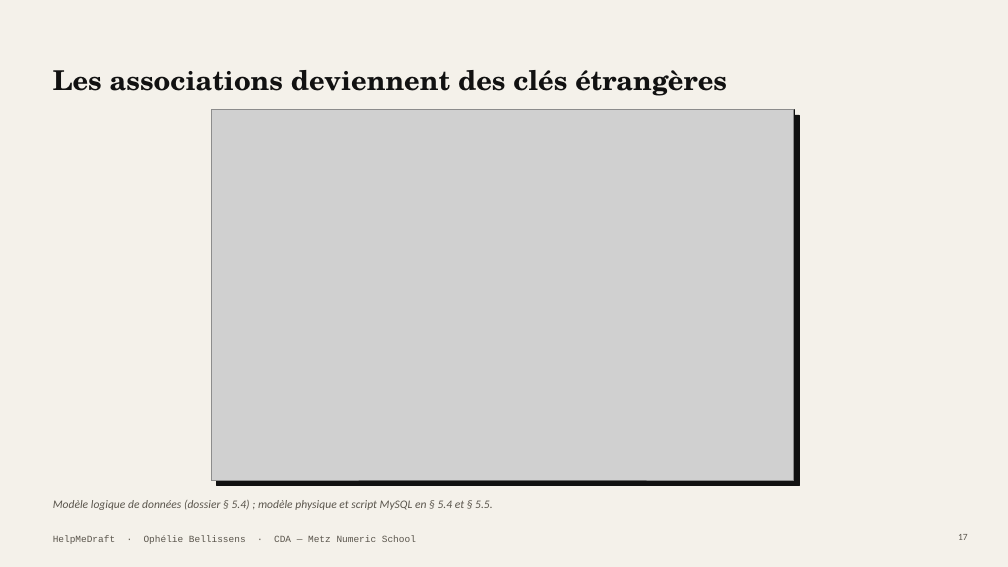
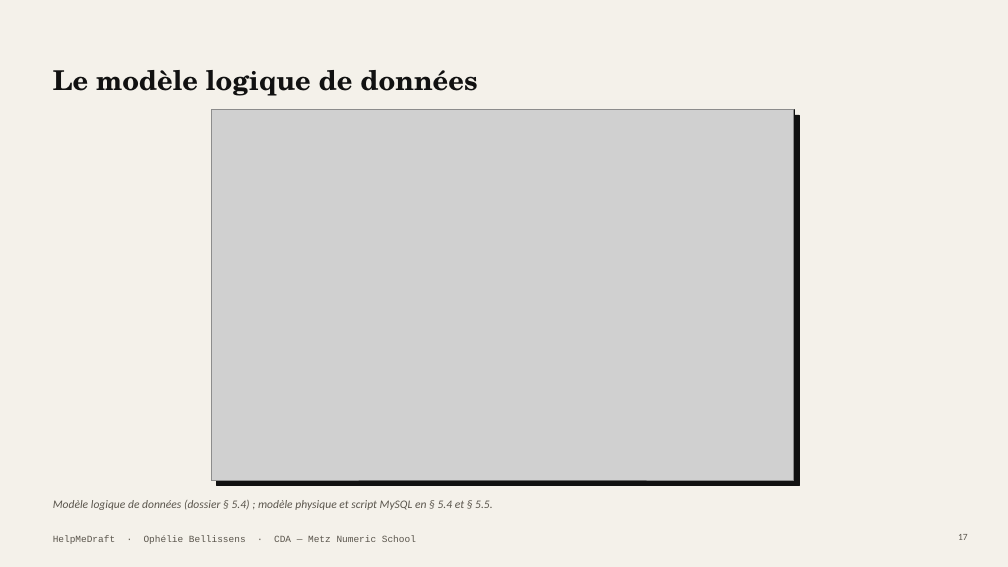
Before and after one commit to Equinoxya/HelpMeDraft---projet-fil-rouge, a slide deck: slide 17 of docs/Soutenance-HelpMeDraft.pptx. Drawn at 1008x567 pixels with LibreOffice and Linux fonts; fonts in the diff are those of the drawing; grey boxes stand for pictures. Boxes give left, top, right and bottom in pixels: in the first picture for what was removed or moved away, otherwise in the second. Text is boxed around its words. In the diff, an @@ line names an element or a change of style, - is before the commit and + after.

```diff
--- a/docs/Soutenance-HelpMeDraft.pptx
+++ b/docs/Soutenance-HelpMeDraft.pptx
@@ title at box(53, 70, 477, 96): text changed @@
-Les associations deviennent des clés étrangères
+Le modèle logique de données
```
Also in this commit, not shown: 19 other slides changed, 3 other files.
